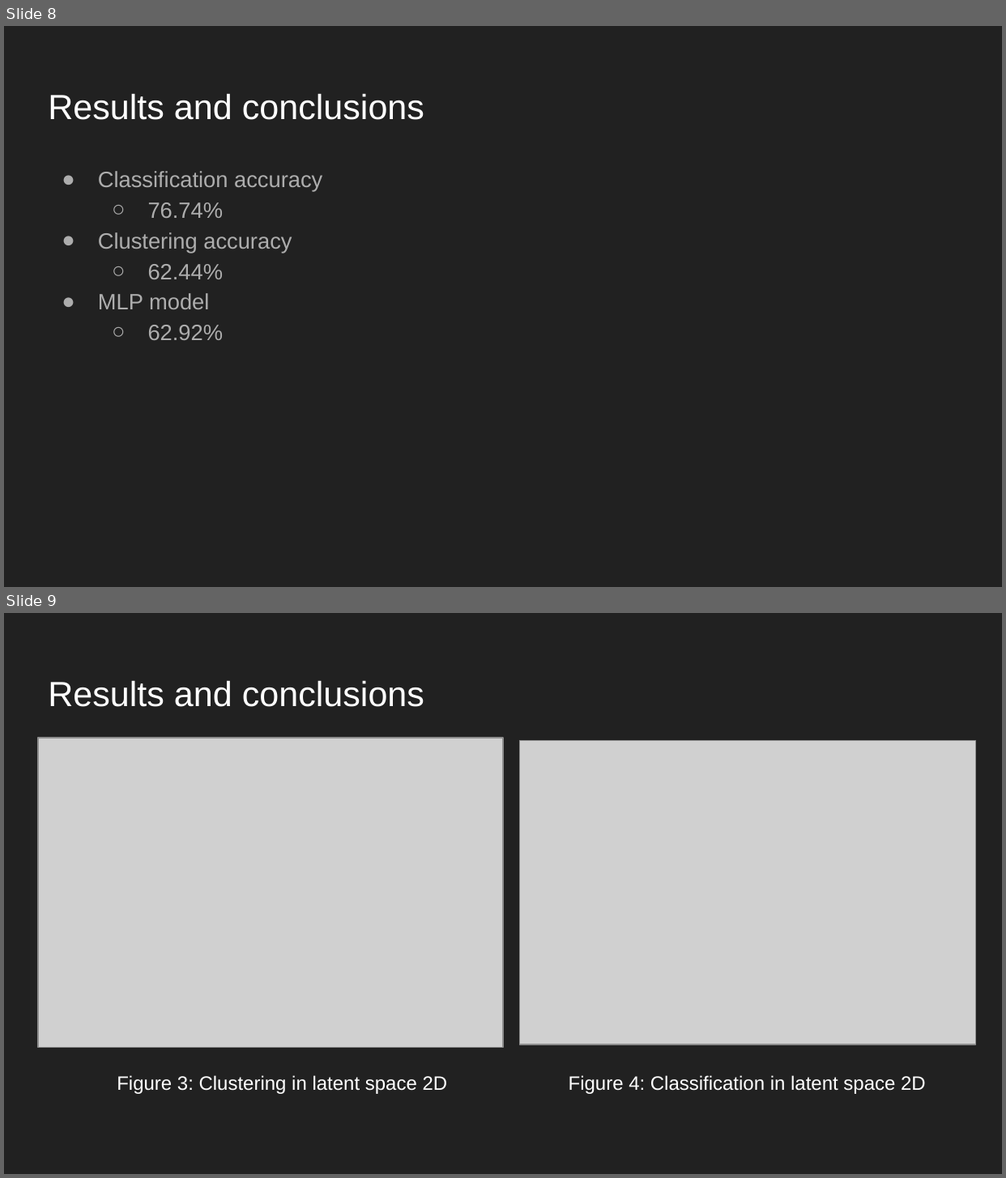
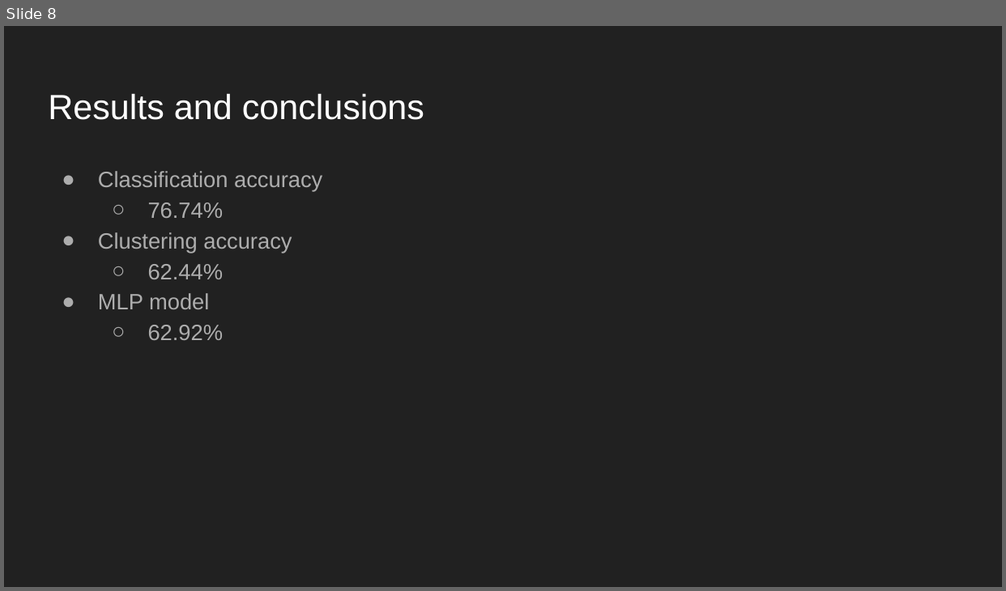
Before and after one commit to NaldoHoracio/CornealAIPaper, a slide deck: meetings/CorneaAIPaper.pptx. Shown one above the other, each under a label of ours: slides 8 and 9 before the commit, slide 8 after it. The pictures are 1006x1178 and 1006x591 pixels, drawn with LibreOffice and Linux fonts; fonts in the diff are those of the drawing; grey boxes stand for pictures. Boxes give left, top, right and bottom in pixels: in the first picture for what was removed or moved away, otherwise in the second. Text is boxed around its words. In the diff, an @@ line names an element or a change of style, - is before the commit and + after.

```diff
--- a/meetings/CorneaAIPaper.pptx
+++ b/meetings/CorneaAIPaper.pptx
@@ slide 9 removed at <box>4,613,1002,1174</box>, background #212121 @@
@@ title removed at <box>48,680,424,707</box> @@
-Results and conclusions
@@ picture removed at <box>38,738,503,1048</box> @@
@@ picture removed at <box>520,741,976,1045</box> @@
@@ title removed at <box>117,1076,448,1094</box> @@
-Figure 3: Clustering in latent space 2D
@@ title removed at <box>569,1076,926,1094</box> @@
-Figure 4: Classification in latent space 2D
```
Also in this commit, not shown: 5 slides changed, 1 other file.
